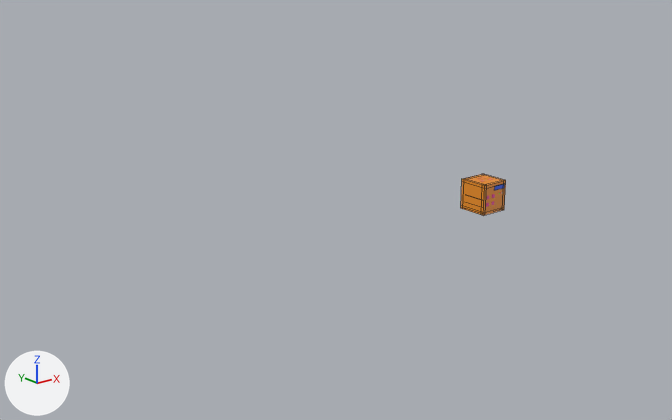
The Blender file mobilemedibox.blend, before and after one commit.
Before and after are seen from a 50 mm camera at (-44.1, -38.7, 18.2) aimed at (-7.4, 7.1, -0.1). Every picture has the same lights, and +X, +Y and +Z are marked at lower left. Mesh edges are drawn as thin lines on the coarser meshes.

Script lines for the objects in view, before the commit:
```python
me_cube_002 = bpy.data.meshes.new('Cube.002')
me_cube_002.from_pydata(...)  # a box spanning x -1.0..-0.8, y 0.0..2.0, z 0.0..2.0
me_cube_002.materials.append(mat_material_003)  # orange #ee8f1f
me_cube_003 = bpy.data.meshes.new('Cube.003')
me_cube_003.from_pydata(...)  # a box spanning x -1.0..1.0, y 1.81..2.01, z 0.0..2.0
me_cube_003.materials.append(mat_material_003)  # orange #ee8f1f
me_cube_007 = bpy.data.meshes.new('Cube.007')
me_cube_007.from_pydata(...)  # a box spanning x -1.0..1.0, y 0.0..2.0, z 1.8..2.0
me_cube_007.materials.append(mat_material_003)  # orange #ee8f1f
me_cube_009 = bpy.data.meshes.new('Cube.009')
me_cube_009.from_pydata(...)  # a box spanning x 0.8..1.0, y 0.0..2.0, z 0.0..2.0
me_cube_009.materials.append(mat_material_003)  # orange #ee8f1f
me_cylinder_019 = bpy.data.meshes.new('Cylinder.019')
me_cylinder_019.from_pydata(...)  # 136 vertices, 74 faces; spans x -30.0..40.0, y -174.0..247.0, z -6.0..6.0
# faces by material slot: [68, 6]
me_cylinder_019.materials.append(mat_material_010)  # white #d1cde7
me_cylinder_019.materials.append(mat_material_006)  # pink #e73da1
ob_cube_001 = bpy.data.objects.new('Cube.001', me_cube_003)
ob_cube_001.location = (0.0, 0.0, 0.0)
ob_cube_002 = bpy.data.objects.new('Cube.002', me_cube_002)
ob_cube_002.location = (0.0, 0.0, 0.0)
ob_cube_003 = bpy.data.objects.new('Cube.003', me_cube_009)
ob_cube_003.location = (0.0, 0.0, 0.0)
ob_cube_005 = bpy.data.objects.new('Cube.005', me_cube_007)
ob_cube_005.location = (0.0, 0.0, 0.0)
ob_cylinder_011 = bpy.data.objects.new('Cylinder.011', me_cylinder_019)
ob_cylinder_011.location = (-0.67, 0.49, 0.68)
ob_cylinder_011.rotation_euler = (0.0, 1.571, 0.0)  # degrees (0, 90, 0)
ob_cylinder_011.scale = (0.00317, 0.00296, -0.0184)
```
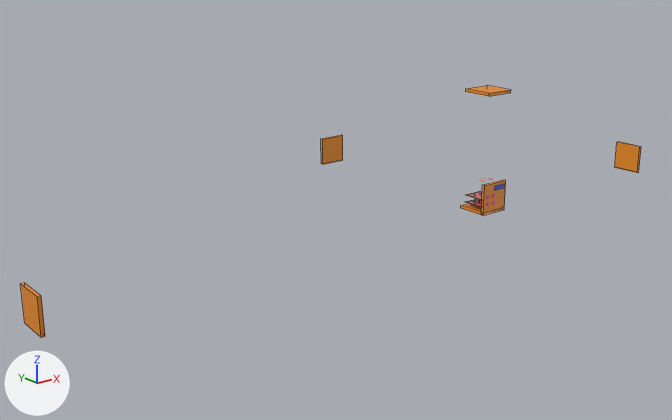
Where the newer file only moved an object's origin or applied its transform, the numbers keep the older frame.

The change, as a diff of the scene's bpy script:
```diff
--- a/mobilemedibox.blend.py
+++ b/mobilemedibox.blend.py
@@ me_cylinder_019 @@
 me_cylinder_019.from_pydata(...)  # 136 vertices, 74 faces; spans x -30.0..40.0, y -174.0..247.0, z -6.0..6.0
 # used by ob_cylinder_011; location = (-0.67, 0.49, 0.68); rotation_euler = (0.0, 1.571, 0.0), in degrees (0, 90, 0); scale = (0.00317, 0.00296, -0.0184)
+# me_cylinder_019 part 1: the whole mesh is scaled about its middle by (-4.12e-05, 0.00296, -0.000186), then moved by (-6.0, -36.0, 1.0)
 me_cylinder_019.materials.append(mat_material_010)
@@ ob_cube_001 @@
 ob_cube_001 = bpy.data.objects.new('Cube.001', me_cube_003)
-ob_cube_001.location = (0.0, 0.0, 0.0)
+ob_cube_001.location = (0.0, 15.0, 0.0)
@@ ob_cube_005 @@
 ob_cube_005 = bpy.data.objects.new('Cube.005', me_cube_007)
-ob_cube_005.location = (0.0, 0.0, 0.0)
+ob_cube_005.location = (0.0, 0.0, 5.92)
@@ ob_cube_002 @@
 ob_cube_002 = bpy.data.objects.new('Cube.002', me_cube_002)
-ob_cube_002.location = (0.0, 0.0, 0.0)
+ob_cube_002.location = (-29.3, 0.0, 0.0)
@@ ob_cube_003 @@
 ob_cube_003 = bpy.data.objects.new('Cube.003', me_cube_009)
-ob_cube_003.location = (0.0, 0.0, 0.0)
+ob_cube_003.location = (15.0, 0.0, 0.0)
@@ ob_cylinder_011 @@
 ob_cylinder_011.rotation_euler = (0.0, 1.571, 0.0)  # degrees (0, 90, 0)
-ob_cylinder_011.scale = (0.00317, 0.00296, -0.0184)
```

Where the change shows, as pixel boxes [x1, y1, x2, y2] in the pictures (672 x 420 px; the box of a moved part takes in the faces that stretch with it):
'Cube.002', moved
    before: [461, 179, 485, 215]
    after: [20, 283, 45, 338]
'Cube.003', moved (not visible before)
    after: [615, 142, 641, 173]
'Cube.001', moved (not visible before)
    after: [321, 135, 343, 164]
'Cube.005', moved
    before: [464, 174, 505, 185]
    after: [466, 85, 511, 96]
part 1 of me_cylinder_019, moved or reshaped (not visible before)
    after: [475, 200, 489, 206]
